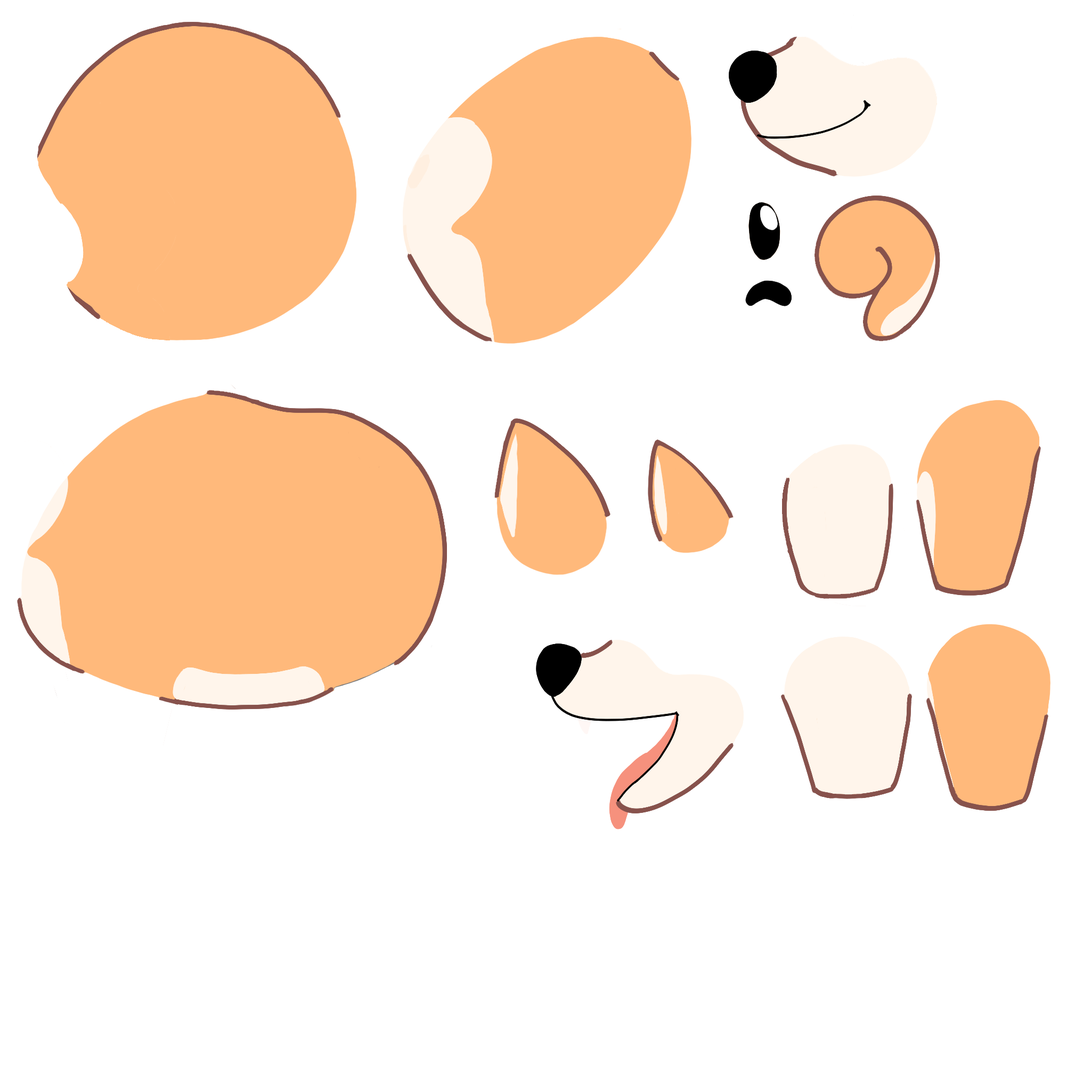
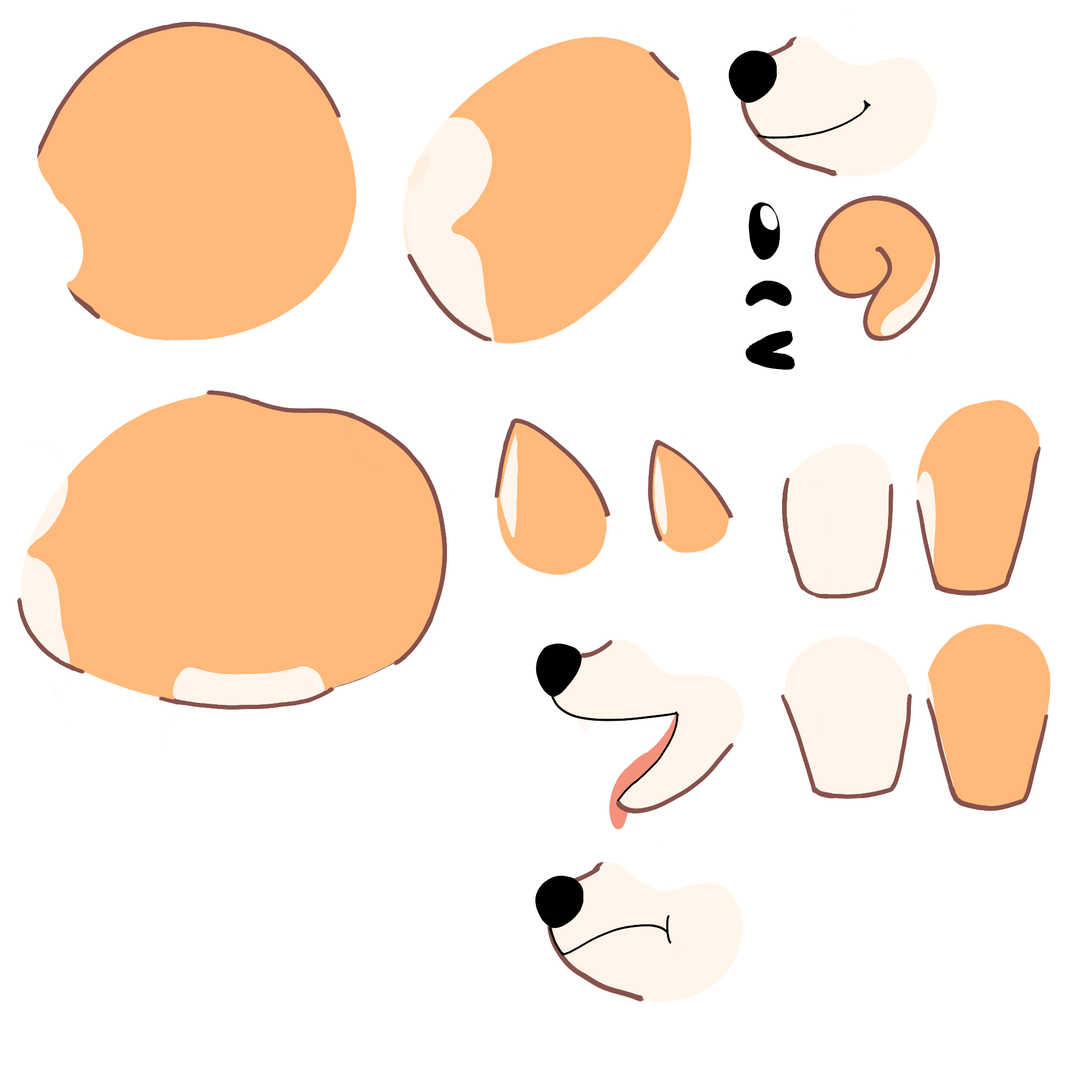
Before/after of a 1091x1091 layered artwork. What changed in the layer stack:
added layer "mouth copy" in group "side" over 535, 838, 745, 1003
added layer "Layer 5" in group "side" over 745, 330, 796, 370
